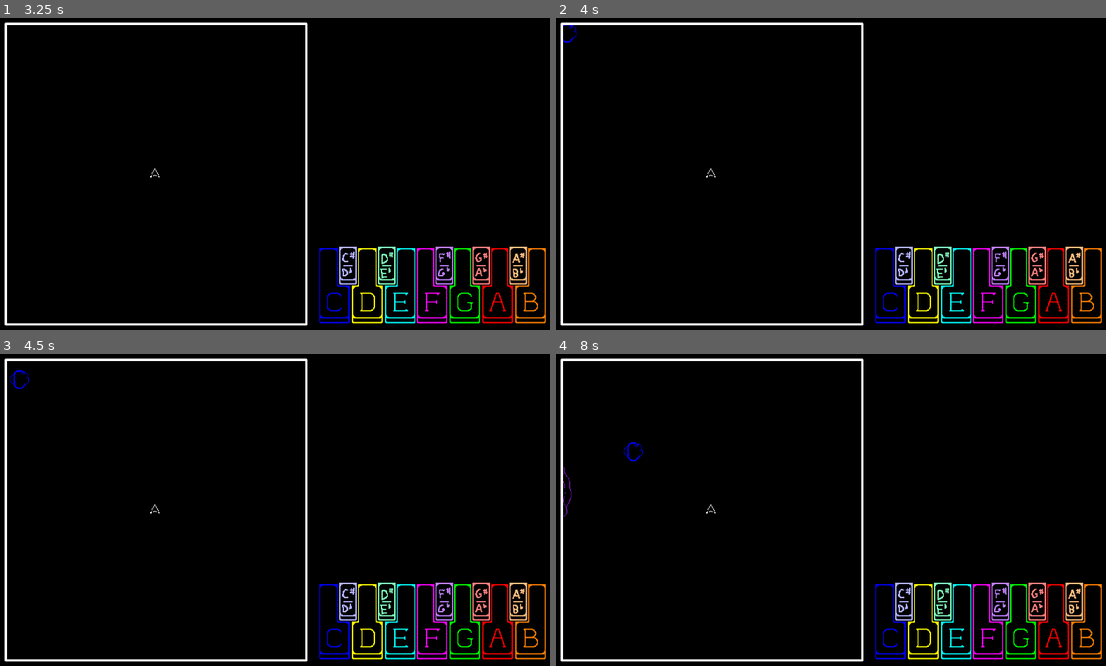
Above: before the commit, frames 1-4 (two rows, left to right).
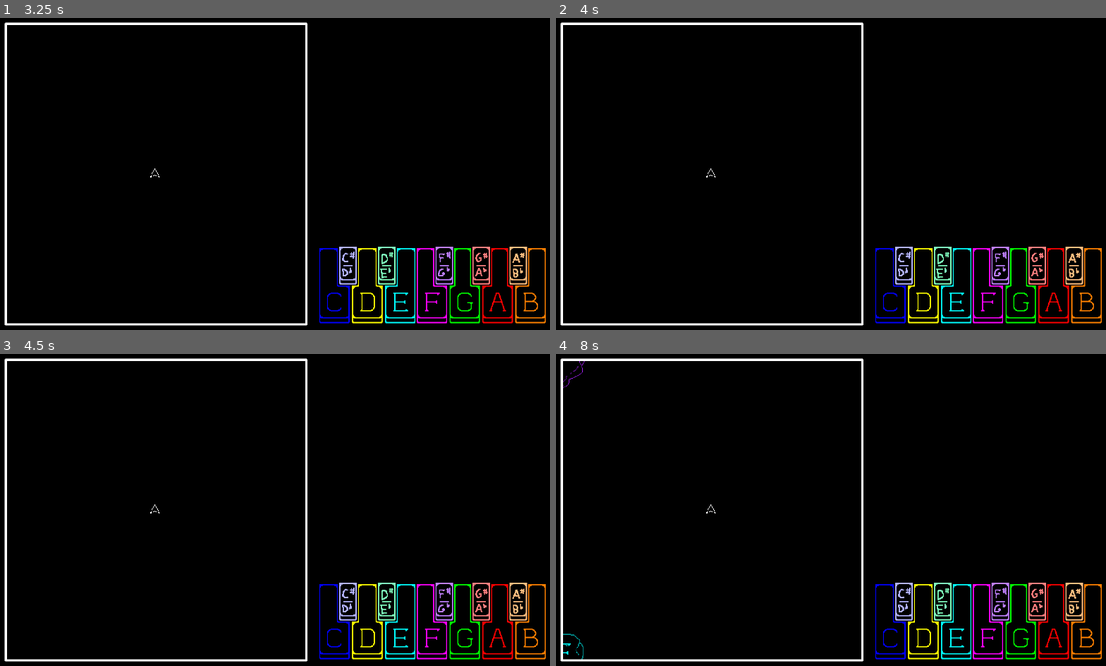
Above: after the commit, the same moments.

Repository: nicsaliani/musical-meteors
Game: Godot game, scene res://scenes/game.tscn
Two runs of this game, one before a commit and one after it. Both use one fixed random seed, a clock stepped at 60 frames per second and the inputs below.
Inputs:
- Up to frame 1 (3.25 s): tap Enter at 0.5, 2 s; tap Space at 1.25, 2.75 s
- Up to frame 2 (4 s): tap Enter at 3.5 s
- Up to frame 3 (4.5 s): tap Space at 4.25 s
- Up to frame 4 (8 s): no input

Frame 1 is identical in both runs. In frame 2, less than 0.1% of the frame differs, in the area x 1-4%, y 2-8%; in frame 3, less than 0.1%; in frame 4, 0.2%, in the area x 1-16%, y 2-98%.

Commit message:
Update asteroid_manager.gd
Restructured functions, added comments

Diff:
--- a/scripts/asteroid_manager.gd
+++ b/scripts/asteroid_manager.gd
@@ -23,6 +23,7 @@
 var asteroids_on_screen: Dictionary = {}
 var pitches_available: Array[int] = [0, 1, 2, 3, 4, 5, 6, 7, 8, 9, 10, 11]
 var space_available: int = 12
+var sizes_available: Array
 var spawn_points: Array[Vector2] = [
 	Vector2(MIN_BOUNDARY, MIN_BOUNDARY),
 	Vector2(0, MIN_BOUNDARY),
@@ -42,7 +43,7 @@
 	midi_control.connect("note_pressed", _on_note_pressed)
 	asteroid_spawn_timer.connect("timeout", _on_timer_timeout)
 
-func spawn_asteroid(amount: int, pos: Vector2, size: Asteroid.SizeType) -> Asteroid:
+func create_asteroid(size: Asteroid.SizeType) -> Asteroid:
 
 	# Instantiate asteroid and set vars
 	var asteroid = asteroid_scene.instantiate()
@@ -51,44 +52,54 @@
 	add_child(asteroid)
 	asteroid.connect("split_asteroid", split_asteroid)
 
+	# Update asteroid-related lists
+	asteroids_on_screen[asteroid.pitch_letter] = asteroid
+	pitches_available.erase(asteroid.pitch)
+
+	return asteroid
+
+func spawn_asteroid(asteroid: Asteroid, pos: Vector2, do_update_space_available: bool):
+
 	# Position this asteroid so that it spawns just out of sight
 	var asteroid_radius = asteroid.collision_shape_2d.shape.radius
+
 	asteroid.position = Vector2(
 		pos.x + (sign(pos.x)) * asteroid_radius,
 		pos.y + (sign(pos.y)) * asteroid_radius
 	)
 
-	# Update asteroid-related lists
-	asteroids_on_screen[asteroid.pitch_letter] = asteroid
-	pitches_available.erase(asteroid.pitch)
-
-	# Return the new asteroid to be used in other functions
-	return asteroid
+	# Update space available if set to true
+	if do_update_space_available:
+		update_space_available(false, asteroid.size)
 
 func _on_timer_timeout():
 
 	# Get available sizes based on available space
-	var sizes_available := check_space_available_for_possible_sizes()
+	sizes_available = check_space_available_for_possible_sizes()
 
 	# Spawn one new asteroid if possible
 	if pitches_available and sizes_available:
-		var _asteroid = spawn_asteroid(
-			1,
-			spawn_points[randi_range(0, spawn_points.size() - 1)],
+		var _asteroid = create_asteroid(
 			randi_range(0, sizes_available.size() - 1)
 		)
-		update_space_available(false, _asteroid.size)
+		spawn_asteroid(
+			_asteroid,
+			spawn_points[randi_range(0, spawn_points.size() - 1)],
+			true
+		)
 
 func _on_note_pressed(played_note: String):
 	if asteroids_on_screen.has(played_note):
 		destroy_asteroid(asteroids_on_screen[played_note])
-		asteroids_on_screen.erase(played_note)
 
 func destroy_asteroid(asteroid):
 	emit_signal("asteroid_destroyed", asteroid)
+	pitches_available.append(asteroid.pitch)
+	asteroids_on_screen.erase(asteroid.pitch_letter)
 	asteroid.explode()
-	pitches_available.append(asteroid.pitch)
-	update_space_available(true, asteroid.size)
+
+	if asteroid.size == Asteroid.SizeType.SMALL:
+		update_space_available(true, asteroid.size)
 
 func check_space_available_for_possible_sizes() -> Array[Asteroid.SizeType]:
 
@@ -122,4 +133,40 @@
 			space_available += 4 * operation_value
 
 func split_asteroid(pos: Vector2, size: Asteroid.SizeType):
-	pass
+	match size:
+		Asteroid.SizeType.LARGE:
+			for i in range(2):
+				var _asteroid = create_asteroid(
+					Asteroid.SizeType.MEDIUM
+				)
+				spawn_asteroid(_asteroid, pos, false)
+		Asteroid.SizeType.MEDIUM:
+			for i in range(2):
+				var _asteroid = create_asteroid(
+					Asteroid.SizeType.SMALL
+				)
+				spawn_asteroid(_asteroid, pos, false)
+
+#func spawn_asteroid(amount: int, pos: Vector2, size: Asteroid.SizeType) -> Asteroid:
+	#
+	## Instantiate asteroid and set vars
+	#for i in range(amount):
+		#var asteroid = asteroid_scene.instantiate()
+		#asteroid.size = size
+		#asteroid.pitch = pitches_available[randi_range(0, pitches_available.size()-1)]
+		#add_child(asteroid)
+		#asteroid.connect("split_asteroid", split_asteroid)
+		#
+		## Position this asteroid so that it spawns just out of sight
+		#var asteroid_radius = asteroid.collision_shape_2d.shape.radius
+		#asteroid.position = Vector2(
+			#pos.x + (sign(pos.x)) * asteroid_radius,
+			#pos.y + (sign(pos.y)) * asteroid_radius
+		#)
+		#
+		## Update asteroid-related lists
+		#asteroids_on_screen[asteroid.pitch_letter] = asteroid
+		#pitches_available.erase(asteroid.pitch)
+	#
+		## Subtract space available if it is not at 0
+		#return asteroid
